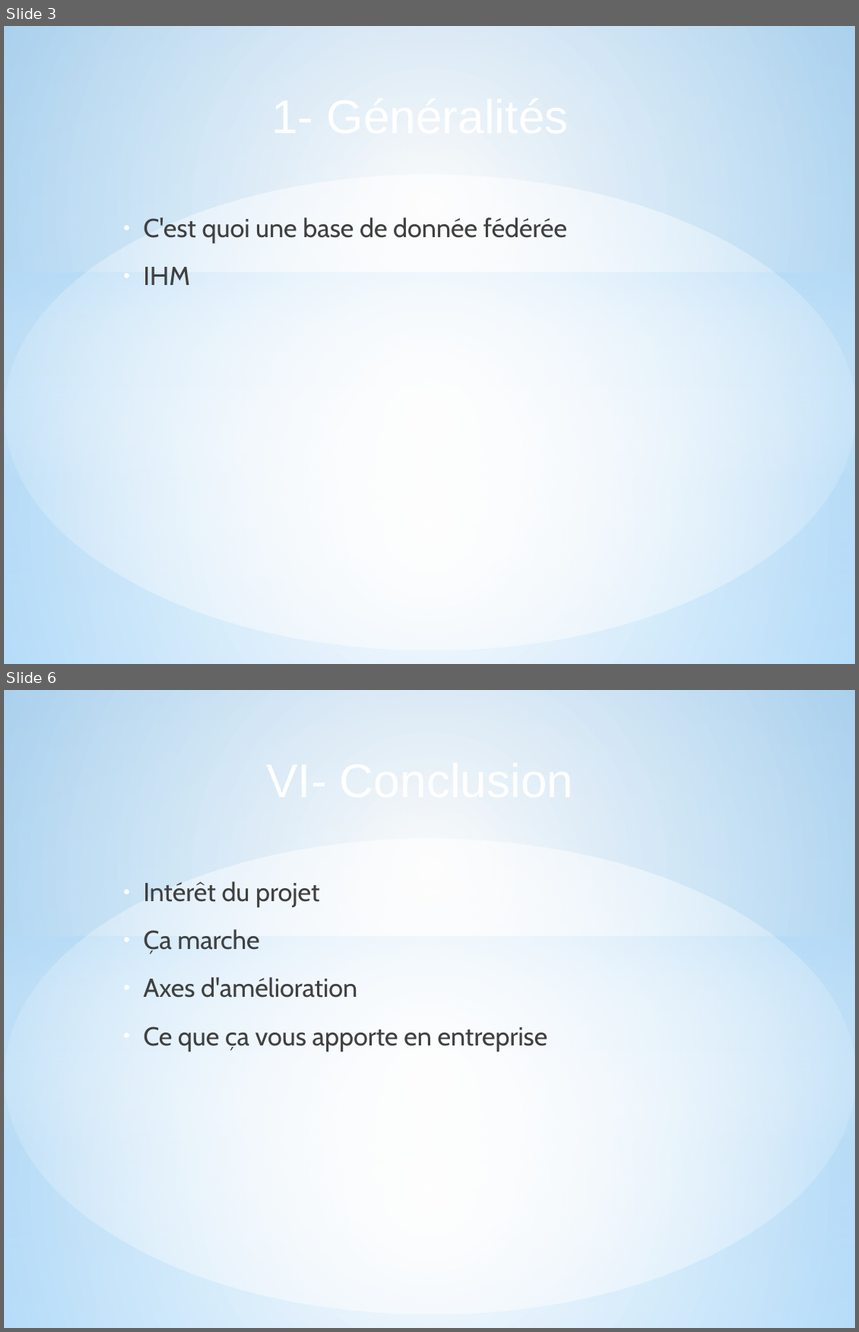
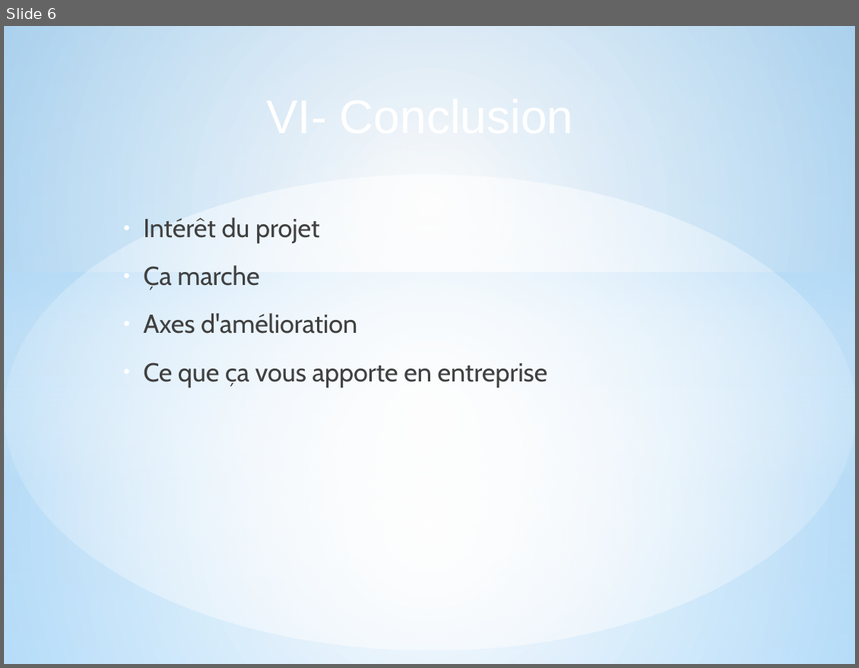
Before and after one commit to sizo0/BDAProject, a slide deck: Documents/Presentation/Présentation1.odp. Shown one above the other, each under a label of ours: slides 3 and 6 before the commit, slide 6 after it; the slides between them are not shown. The pictures are 859x1332 and 859x668 pixels, drawn with LibreOffice and Linux fonts; fonts in the diff are those of the drawing. Boxes give left, top, right and bottom in pixels: in the first picture for what was removed or moved away, otherwise in the second. Text is boxed around its words. In the diff, an @@ line names an element or a change of style, - is before the commit and + after.

```diff
--- a/Documents/Presentation/Présentation1.odp
+++ b/Documents/Presentation/Présentation1.odp
@@ slide 3 removed at (4,26,855,664), background gradient #000000 to #FFFFFF; not listed: 8 template elements that a slide beside it also shows @@
@@ text removed at (143,218,567,285) @@
-● C'est quoi une base de donnée fédérée
-● IHM
```
Also in this commit, not shown: 2 slides changed, 4 slides added, 2 other slides removed, 4 other files.
